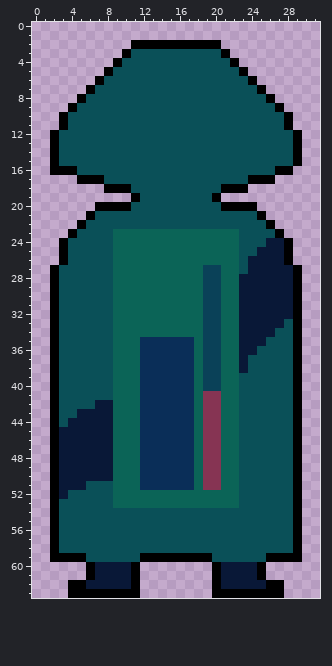
Two versions of one pixel-art file, proj_2_ghosts/assets/ghost_hunter_back.aseprite. The first picture shows the starting point.
32x64 pixels, 1 frame.
Once edited:
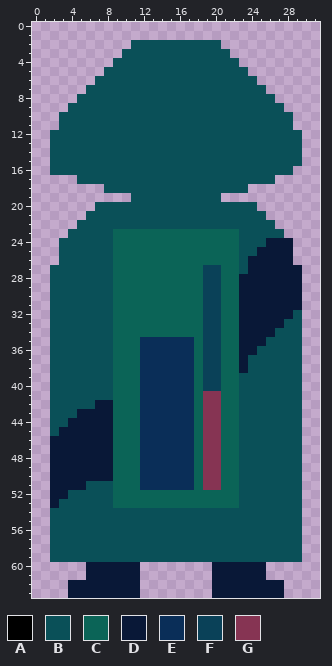
Palette (. is transparent): A #000000  B #0a5058  C #0b6457  D #091837  E #0a2e58  F #0a4158  G #863453
The edit:
Changed rows in their new state; - is an unchanged pixel.
first column x 2:
 2 ---------BBBBBBBBBB---------
 3 --------B----------B--------
 4 -------B------------B-------
 5 ------B--------------B------
 6 -----B----------------B-----
 7 ----B------------------B----
 8 ---B--------------------B---
 9 --B----------------------B--
10 -B------------------------B-
11 -B------------------------B-
12 B--------------------------B
13 B--------------------------B
14 B--------------------------B
15 B--------------------------B
16 BBB----------------------BB-
17 ---BBB----------------BBB---
18 ------BBB----------BBB------
19 ---------B--------B---------
20 -----BBBB----------BBBB-----
21 ----B------------------B----
22 ---B--------------------B---
23 --B----------------------B--
24 -B------------------------D-
25 -B------------------------D-
26 -B------------------------D-
27 B--------------------------D
28 B--------------------------D
29 B--------------------------D
30 B--------------------------D
31 B--------------------------D
32 B--------------------------B
33 B--------------------------B
34 B--------------------------B
35 B--------------------------B
36 B--------------------------B
37 B--------------------------B
38 B--------------------------B
39 B--------------------------B
40 B--------------------------B
41 B--------------------------B
42 B--------------------------B
43 B--------------------------B
44 B--------------------------B
45 B--------------------------B
46 D--------------------------B
47 D--------------------------B
48 D--------------------------B
49 D--------------------------B
50 D--------------------------B
51 D--------------------------B
52 D--------------------------B
53 D--------------------------B
54 B--------------------------B
55 B--------------------------B
56 B--------------------------B
57 B--------------------------B
58 B--------------------------B
59 BBBB------BBBBBBBB------BBBB
60 ----D----D--------D----D----
61 ----D----D--------D----D----
62 --DD-----D--------D-----DD--
63 --DDDDDDDD--------DDDDDDDD--
Pixel boxes of the changes (left, top, right, bottom) in both pictures:
changed: (50, 40, 302, 598)
